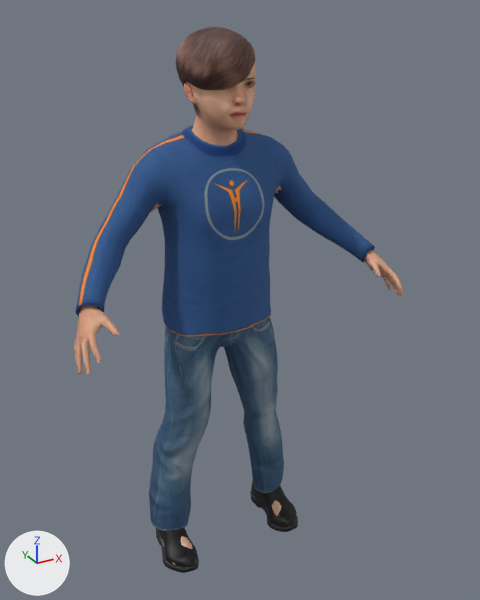
The glTF model assets/passengers/boy-low.glb, before and after one commit.
Before and after are seen from a 50 mm camera at (-0.702, -1.418, 1.415) aimed at (0.035, -0.078, 0.745). The axes (+X, +Y, +Z) are drawn at lower left. The lights are the same throughout. The first picture is the older version. Vertices at exactly the same position are counted once.

Before the edit, the objects in view are built like this:
```python
me_boy = bpy.data.meshes.new('boy')
me_boy.from_pydata(...)  # 7430 vertices, 14042 faces; spans x -0.423..0.423, y -0.275..0.101, z 0.0..1.378
# faces by material slot: [3140, 172, 192, 368, 4128, 4120, 1922]
me_boy.materials.append(mat_skin)  # picture img_skin_young_caucasian_male_jpg
me_boy.materials.append(mat_eyes)
me_boy.materials.append(mat_eyebrows)
me_boy.materials.append(mat_eyelashes)
me_boy.materials.append(mat_shoes)  # picture img_outfit_shoes03_jpg
me_boy.materials.append(mat_outfit)
me_boy.materials.append(mat_hair)
ob_boy = bpy.data.objects.new('boy', me_boy)
ob_boy.location = (0.0, 0.0, 0.0)
```
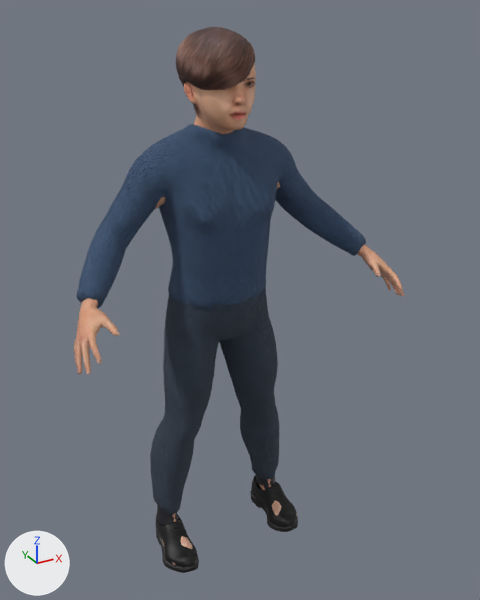
What differs and where, as boxes (x1, y1, x2, y2) in the pictures (480 x 600 px):
part 1 of me_boy, rebuilt (12% shorter)
    before: (75, 125, 375, 336)
    after: (77, 123, 366, 309)
part 2 of me_boy, rebuilt (7% taller)
    before: (149, 317, 284, 531)
    after: (150, 287, 279, 515)

Edits to the bpy script that builds the scene:
```text
Add img_gen_13ow2l1_n_png:
    img_gen_13ow2l1_n_png = load_image('gen_13ow2l1_n.png', 'textures/a5cc754d4ea90dd9.jpg', 512, 512, 'Non-Color')
Add img_gen_13ow2l1_png:
    img_gen_13ow2l1_png = load_image('gen_13ow2l1.png', 'textures/947a6d9c3b8a9949.jpg', 512, 512, 'sRGB')
Add img_gen_kggon3_png:
    img_gen_kggon3_png = load_image('gen_kggon3.png', 'textures/e31d16b006108f25.jpg', 512, 512, 'sRGB')
Add mat_uniform_trousers:
    mat_uniform_trousers = bpy.data.materials.new('Uniform trousers')
    # uses the picture img_gen_13ow2l1_n_png
    # uses the picture img_gen_13ow2l1_png
Add mat_minsk_knit_sweater:
    mat_minsk_knit_sweater = bpy.data.materials.new('Minsk knit sweater')
    # uses the picture img_gen_13ow2l1_n_png
    # uses the picture img_gen_kggon3_png
Change me_boy:
    used by ob_boy; location = (0.0, 0.0, 0.0)
    remove me_boy.from_pydata(...)  # 7430 vertices, 14042 faces; spans x -0.423..0.423, y -0.275..0.101, z 0.0..1.378
    add me_boy.from_pydata(...)  # 9583 vertices, 18278 faces; spans x -0.423..0.423, y -0.275..0.086, z 0.0..1.378
    me_boy part 1: the loose piece of 1250 vertices spanning x -0.394..0.394, y -0.177..0.101, z 0.68..1.165 is rebuilt with 2692 vertices and now spans x -0.381..0.381, y -0.152..0.076, z 0.74..1.173, in mat_minsk_knit_sweater
    me_boy part 2: the loose piece of 886 vertices spanning x -0.21..0.211, y -0.111..0.085, z 0.074..0.774 is rebuilt with 1597 vertices and now spans x -0.2..0.2, y -0.123..0.086, z 0.112..0.832, in mat_uniform_trousers
    remove me_boy.materials.append(mat_outfit)
    add me_boy.materials.append(mat_uniform_trousers)
    add me_boy.materials.append(mat_minsk_knit_sweater)
```
